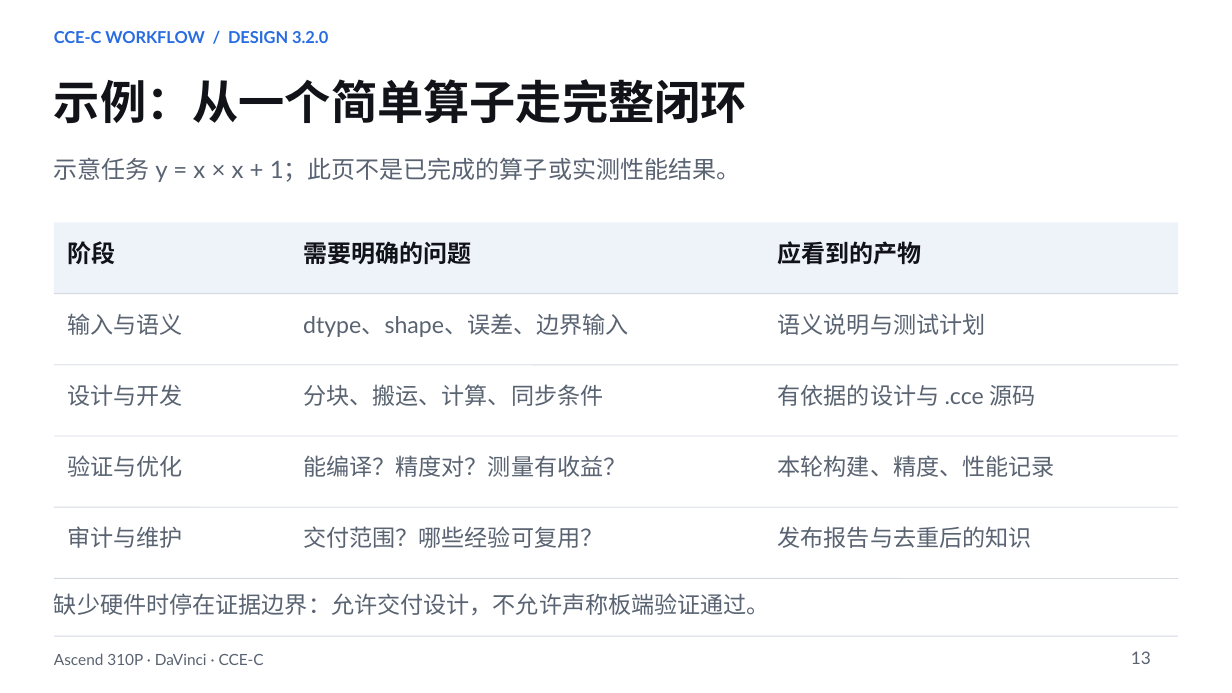
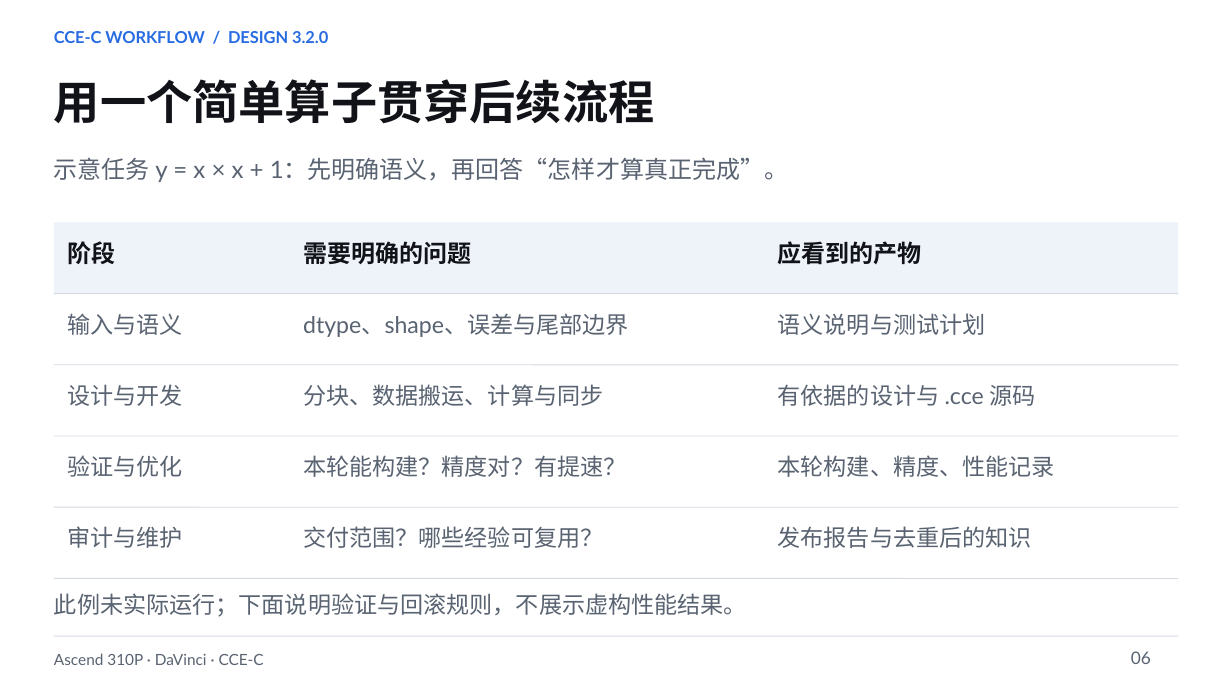
Before and after one commit to chao-shu/CCE_SKILL, a slide deck: slide 6 of docs/Ascend310P_CCEC_Workflow_v3.2.0_CN.pptx (slide 13 before the commit). Drawn at 1232x693 pixels with LibreOffice and Linux fonts; fonts in the diff are those of the drawing. Boxes give left, top, right and bottom in pixels: in the first picture for what was removed or moved away, otherwise in the second. Text is boxed around its words. In the diff, an @@ line names an element or a change of style, - is before the commit and + after.

```diff
--- a/docs/Ascend310P_CCEC_Workflow_v3.2.0_CN.pptx
+++ b/docs/Ascend310P_CCEC_Workflow_v3.2.0_CN.pptx
@@ text at [54,79,655,124]: text changed @@
-示例：从一个简单算子走完整闭环
+用一个简单算子贯穿后续流程
@@ text at [54,157,788,182]: text changed @@
-示意任务 y = x × x + 1；此页不是已完成的算子或实测性能结果。
+示意任务 y = x × x + 1：先明确语义，再回答“怎样才算真正完成”。
@@ text at [303,313,629,337]: text changed @@
-dtype、shape、误差、边界输入
+dtype、shape、误差与尾部边界
@@ text at [303,384,603,406]: text changed @@
-分块、搬运、计算、同步条件
+分块、数据搬运、计算与同步
@@ text at [303,455,626,477]: text changed @@
-能编译？精度对？测量有收益？
+本轮能构建？精度对？有提速？
@@ text at [54,593,747,617]: text changed @@
-缺少硬件时停在证据边界：允许交付设计，不允许声称板端验证通过。
+此例未实际运行；下面说明验证与回滚规则，不展示虚构性能结果。
@@ text at [1131,651,1151,664]: text changed @@
-13
+06
```
Also in this commit, not shown: 14 other slides changed.
